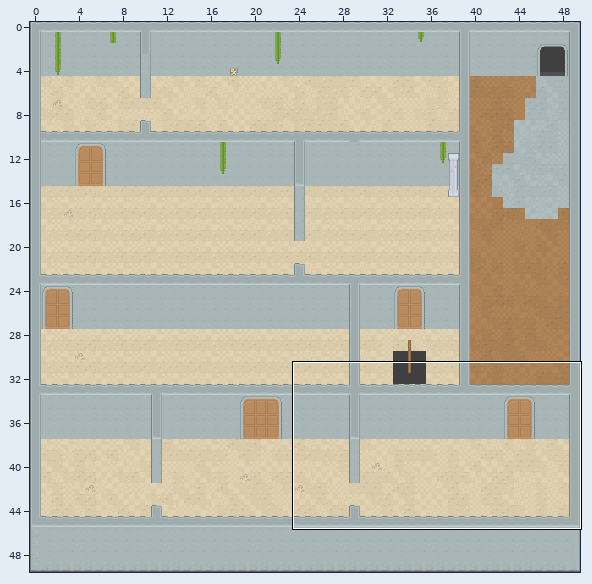
Level history. Tiled map (JSON): assets/floorTwoClosed.tmj. Above: a wide view before the commit, with the close-up outlined.
Close-up. Before the edit:
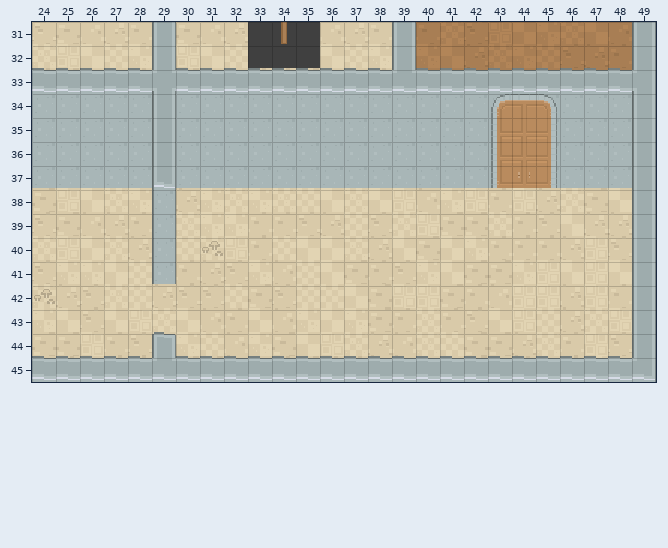
Cells are 16x16 px. Shown: x 24..49, y 31..45. The commit also changed other parts of the map, which this record leaves out.
After the commit:
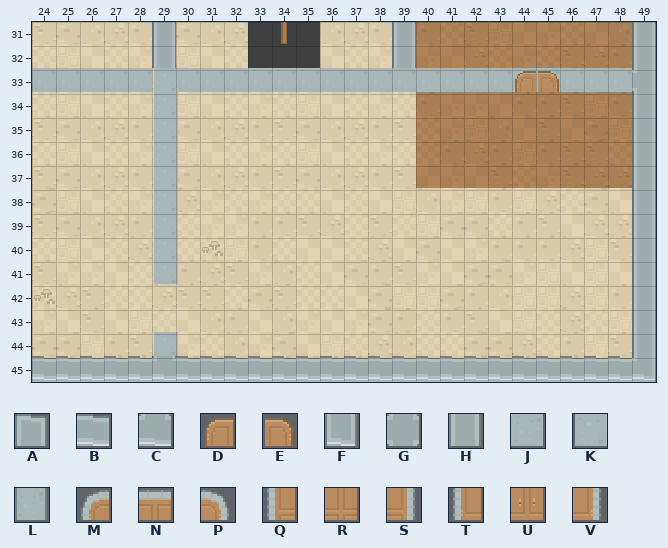
Key: from "tilemap_packed": A 8, B 10, C 15, D 21, E 21 flipped left-right, F 36, G 38, H 39, J 65, K 65 turned 90, L 67, M 385, N 386, P 387, Q 413, R 414, S 415, T 441, U 442, V 443.
_ is an empty cell.
Difference:
Layer "Wall":
y 33: x 24..48 BBBBBGBBBBBBBBBCBBBBBBBBB -> JJJJJKJJJJJJJJJJJJJJJJJJJ
y 34..36: x 24..48 JJJJJHJJJJJJJJJJJJJJJJJJJ -> _____K___________________
y 37: x 24..48 JJJJJFJJJJJJJJJJJJJJJJJJJ -> _____K___________________
y 38..41: x 29 L -> K
y 44: x 29 A -> K
Layer "Decorations":
y 33: x 44..45 __ -> DE
y 34: x 43..45 MNP -> ___
y 35..36: x 43..45 QRS -> ___
y 37: x 43..45 TUV -> ___
Changed places in both close-ups, as pixel boxes (x1, y1, x2, y2):
changed: (32, 68, 632, 284)
changed: (152, 332, 178, 356)
